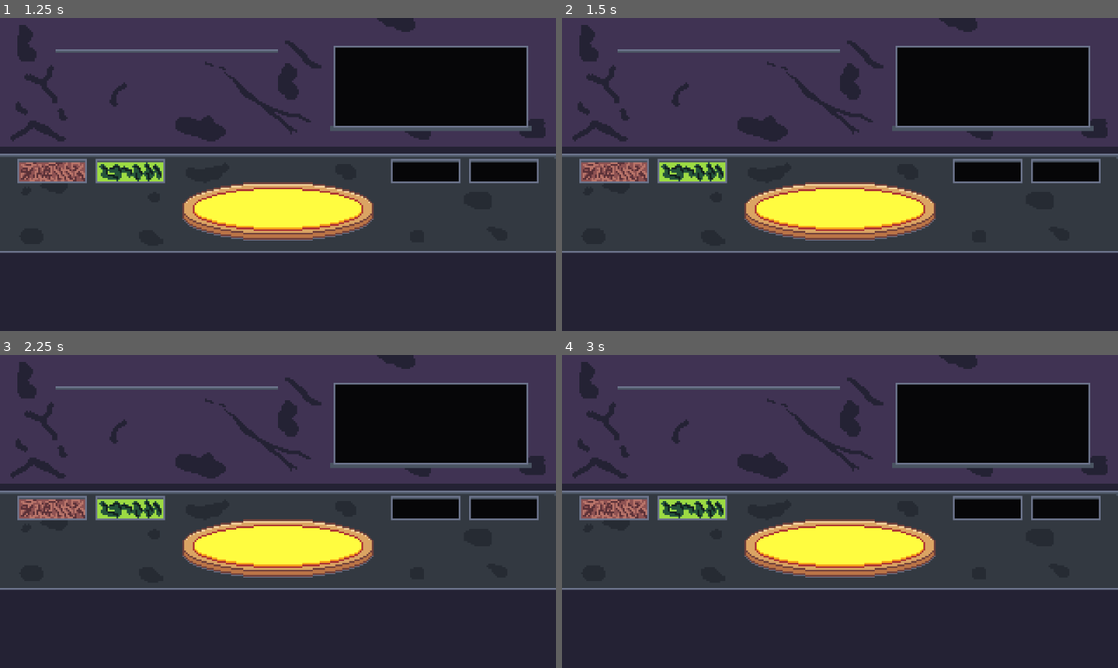
Above: before the commit, frames 1-4 (two rows, left to right).
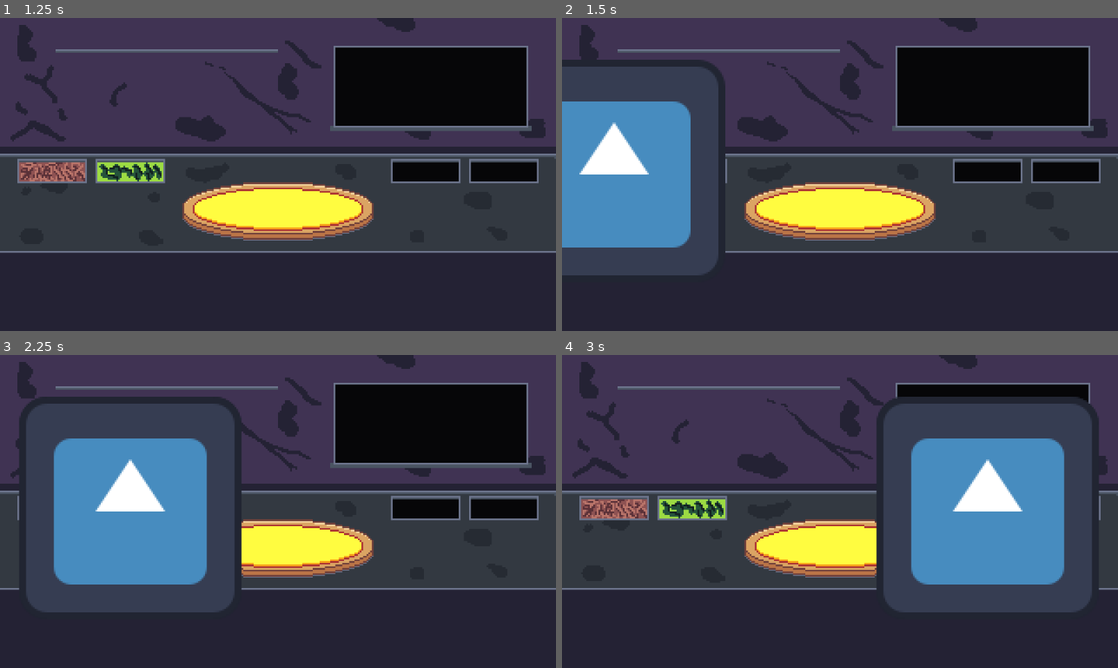
Above: after the commit, the same moments.

Repository: Icarus003/pizza_time
Game: Godot game, scene res://Scenes/main_menu.tscn
Same seed, same stepped clock (60 frames per second), same inputs: the game is played once before the commit and once after it. The engine's default icon, where the game draws it, is replaced by a stand-in: a white triangle on a blue panel in a dark square.
Inputs (mouse positions are in pixels of both pictures, inside the frame that each line leads up to):
- Up to frame 1 (1.25 s): click "Start" at 0.5 s
- Up to frame 2 (1.5 s): tap Enter at 1.25 s; move the mouse to (612, 171) at 1.27 s; press the mouse at (612, 171) at 1.28 s
- Up to frame 3 (2.25 s): tap Space at 2 s; move the mouse to (127, 508) at 2.02 s; release the mouse at (127, 508) at 2.03 s; click (127, 508) at 2.1 s
- Up to frame 4 (3 s): tap Enter at 2.75 s; move the mouse to (990, 508) at 2.77 s; press the mouse at (990, 508) at 2.78 s

Frame 1 is identical in both runs. In frame 2, 15% of the frame differs, in the area x 0-30%, y 13-83%; in frame 3, 19%; in frame 4, 23%, in the area x 56-97%, y 13-83%.
Error after the commit: Invalid assignment of property or key 'global_position' with value of type 'Vector2' on a base object of type 'null instance'. (res://Scripts/topping_bin.gd:7)

Commit message:
Topping now spawns on click on topping_bin

Diff:
--- a/Scenes/toppings.tscn
+++ b/Scenes/toppings.tscn
@@ -6,6 +6,7 @@
 [sub_resource type="CircleShape2D" id="CircleShape2D_glbws"]
 
 [node name="toppings" type="Area2D" unique_id=153387449]
+z_index = 1
 script = ExtResource("1_rnryd")
 
 [node name="CollisionShape2D" type="CollisionShape2D" parent="." unique_id=2084504312]
--- a/Scripts/topping_bin.gd
+++ b/Scripts/topping_bin.gd
@@ -3,8 +3,10 @@
 @export var topping_type: Topping.Type
 @export var topping_scene: PackedScene
 func add_topping():
-	topping_scene.instantiate()
+	var topping = topping_scene.instantiate()
+	topping.global_position = get_global_mouse_position()
+	get_tree().current_scene.add_child.call_deferred(topping)
 
-func _on_input_event(_viewport: Node, event: InputEvent, _shape_idx: int) -> void:
+func _on_input_event(_viewport: Node, event: InputEvent, _shape_idx: int):
 	if event.is_action_pressed("action"):
 		add_topping()
--- a/Scripts/toppings.gd
+++ b/Scripts/toppings.gd
@@ -6,3 +6,9 @@
 const TEXTURES = {
 	Type.WORM: preload("res://icon.svg")
 }
+
+var is_held = true
+
+func _process(_delta):
+	if is_held == true:
+		global_position = get_global_mouse_position()
